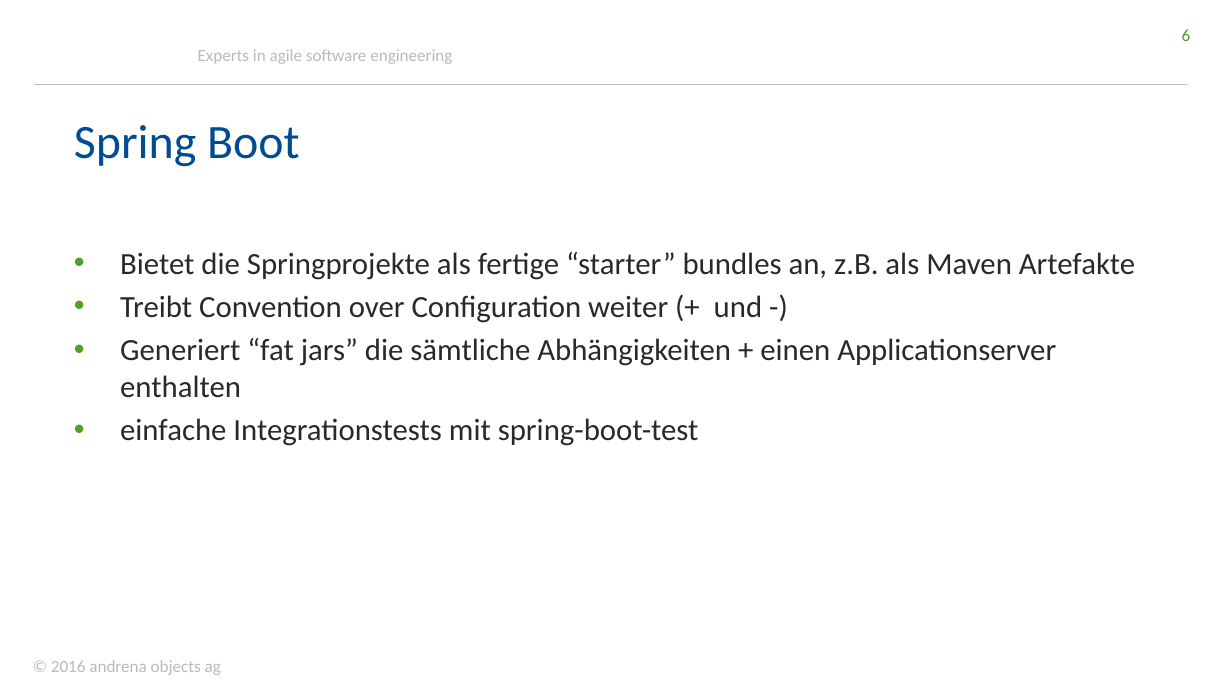
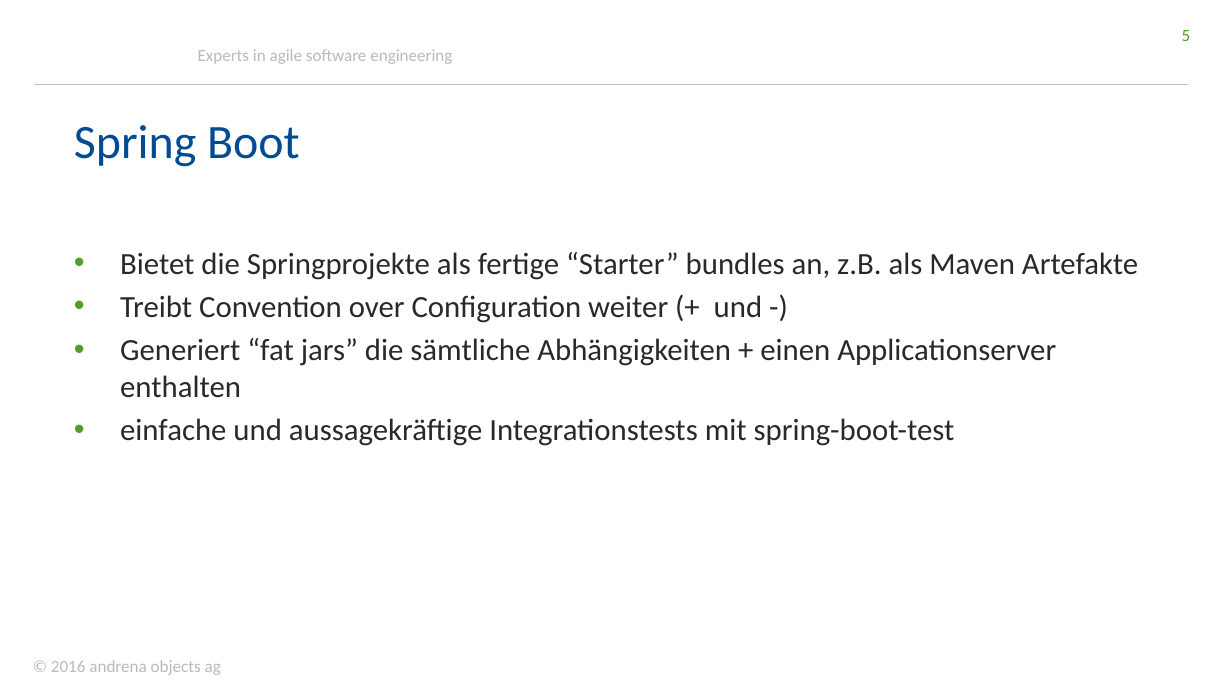
Before and after one commit to stklqt/oop-springboot-springdata-server, a slide deck: slide 5 of springBootDataWorkshop.pptx (slide 6 before the commit). Drawn at 1232x693 pixels with LibreOffice and Linux fonts; fonts in the diff are those of the drawing; background and template pictures are left out. Boxes give left, top, right and bottom in pixels: in the first picture for what was removed or moved away, otherwise in the second. Text is boxed around its words. In the diff, an @@ line names an element or a change of style, - is before the commit and + after.

Commit message:
folien

```diff
--- a/springBootDataWorkshop.pptx
+++ b/springBootDataWorkshop.pptx
@@ page number at (1182, 30, 1191, 41): text changed @@
-6
+5
@@ text at (120, 252, 1138, 280): text changed @@
-• Bietet die Springprojekte als fertige “starter” bundles an, z.B. als Maven Artefakte
+• Bietet die Springprojekte als fertige “Starter” bundles an, z.B. als Maven Artefakte
@@ text at (120, 418, 955, 446): text changed @@
-• einfache Integrationstests mit spring-boot-test
+• einfache und aussagekräftige Integrationstests mit spring-boot-test
```
Also in this commit, not shown: 3 other slides changed, 10 slides added, 1 other file.
